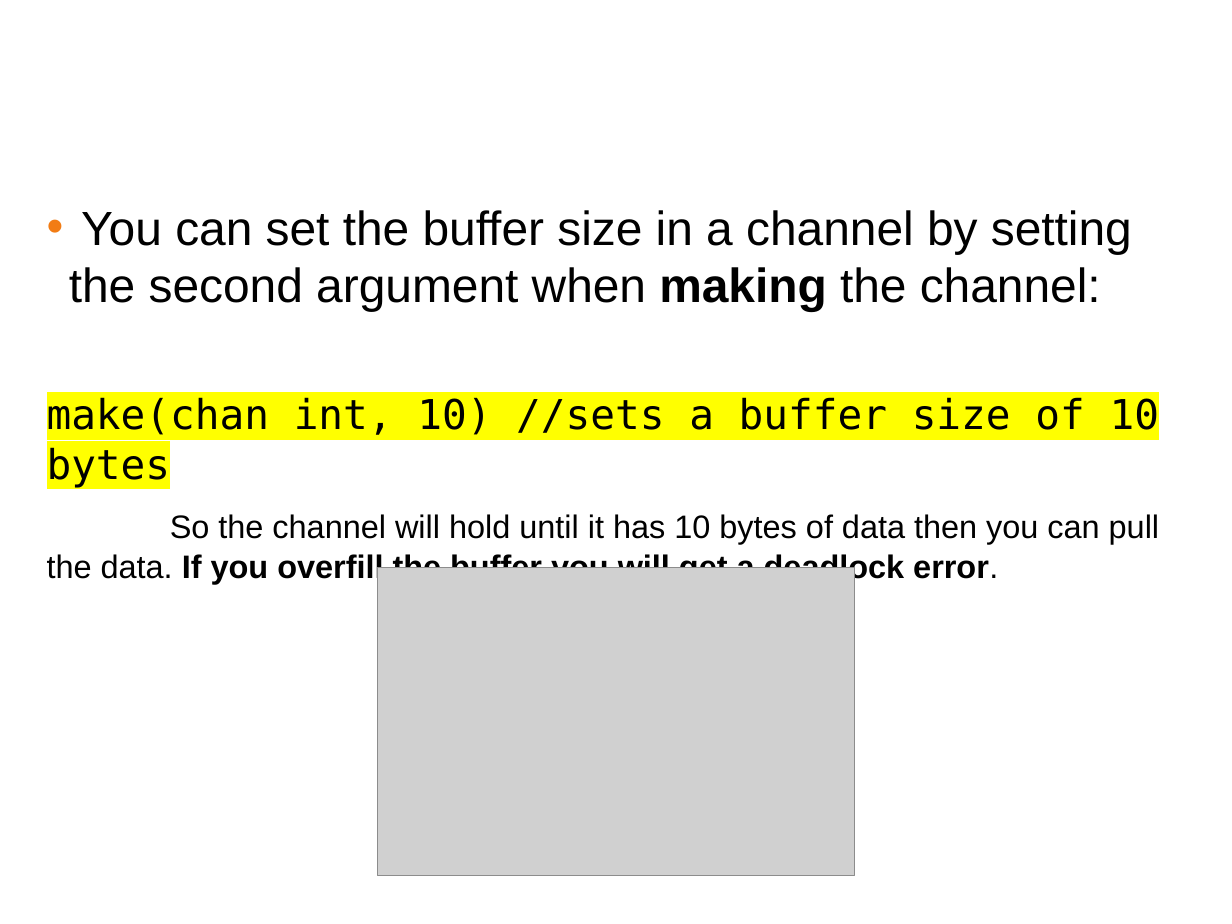
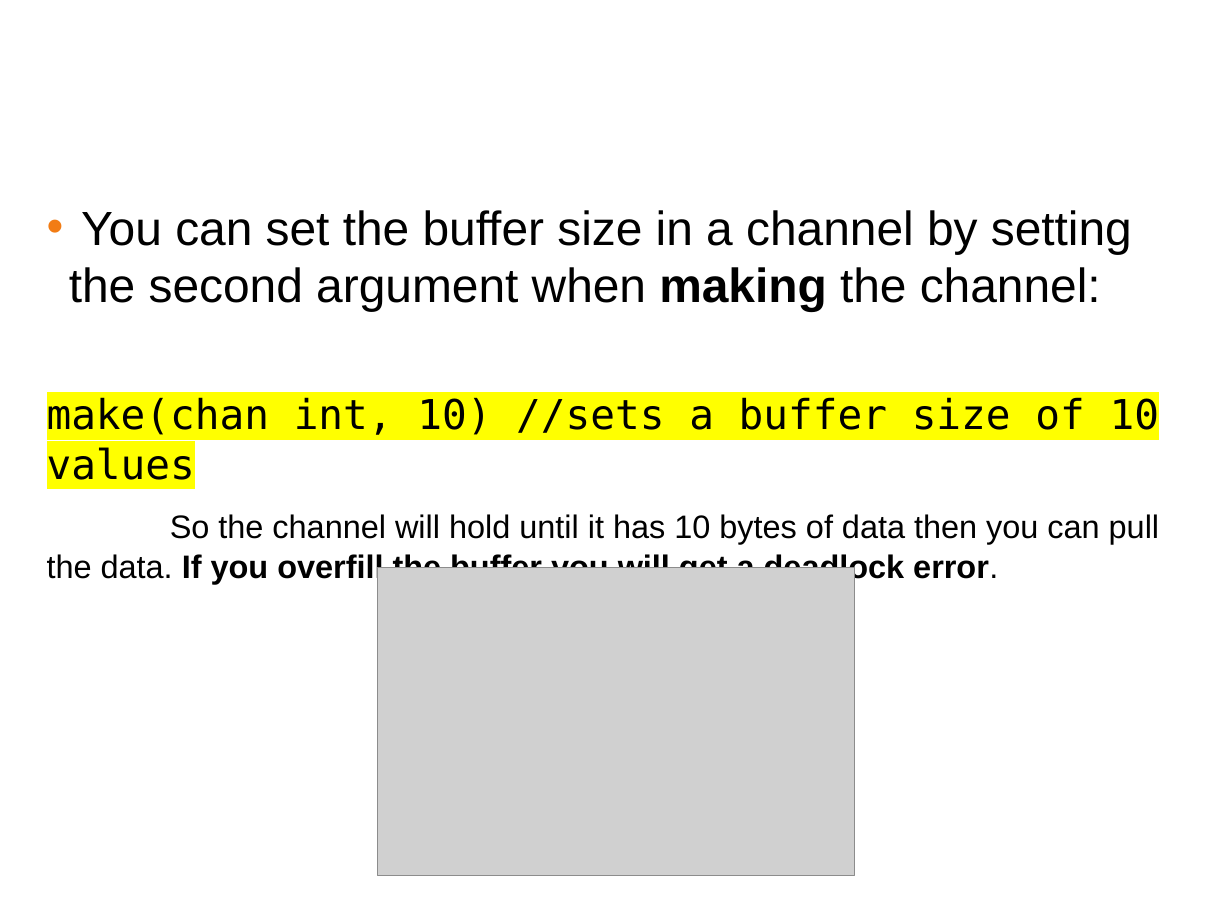
Before and after one commit to ferninphilly/golang_vmware, a slide deck: slide 17 of Module_4/presentations/module_4_presentation.pptx (slide 14 before the commit). Drawn at 1232x924 pixels with LibreOffice and Linux fonts; fonts in the diff are those of the drawing; grey boxes stand for pictures; background and template pictures are left out. Boxes give left, top, right and bottom in pixels: in the first picture for what was removed or moved away, otherwise in the second. Text is boxed around its words. In the diff, an @@ line names an element or a change of style, - is before the commit and + after.

```diff
--- a/Module_4/presentations/module_4_presentation.pptx
+++ b/Module_4/presentations/module_4_presentation.pptx
@@ text at [47,397,1159,480]: text changed @@
-make(chan int, 10) //sets a buffer size of 10 bytes
+make(chan int, 10) //sets a buffer size of 10 values
```
Also in this commit, not shown: 1 other slide changed, 13 slides added, 1 slide removed, 1 other file.
